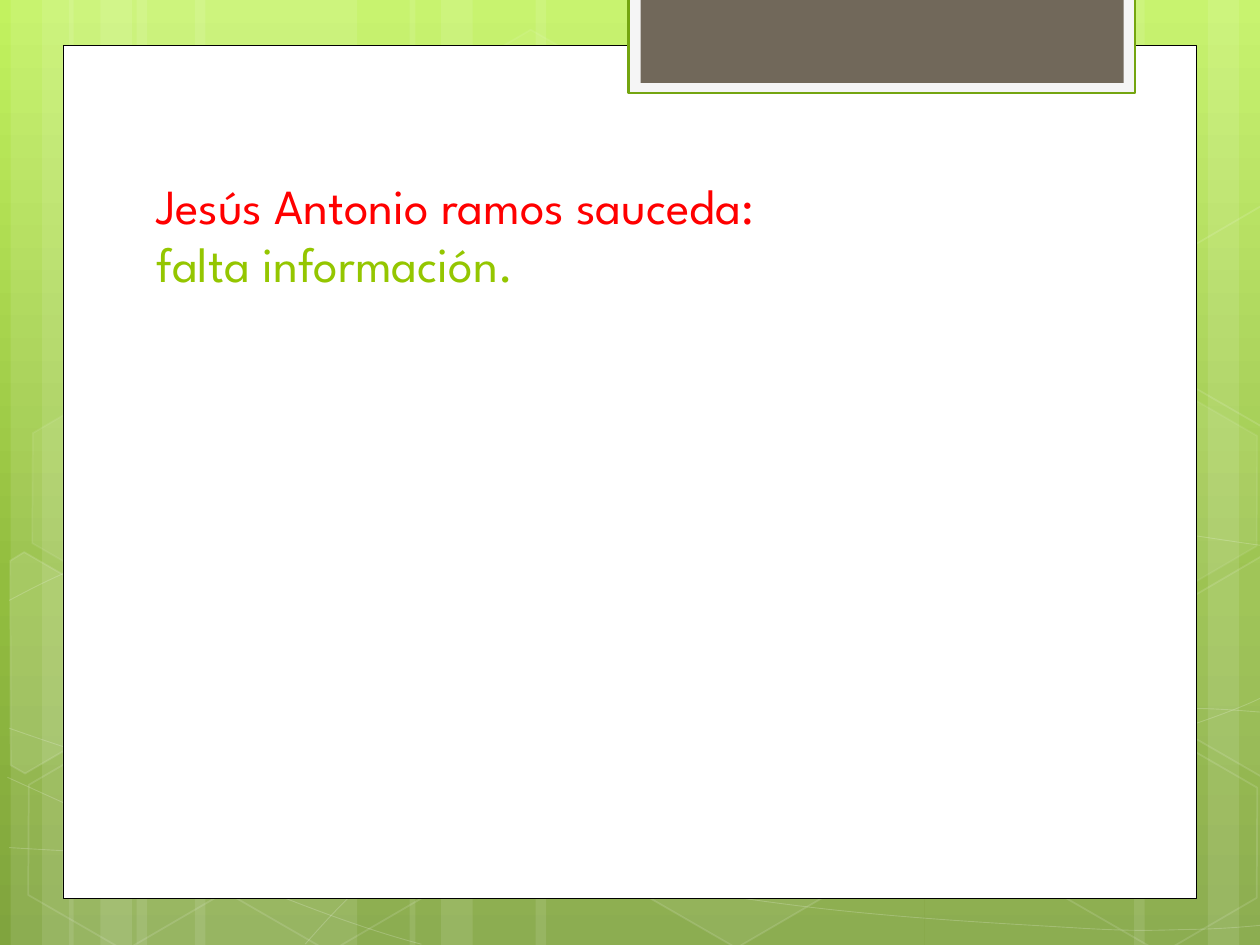
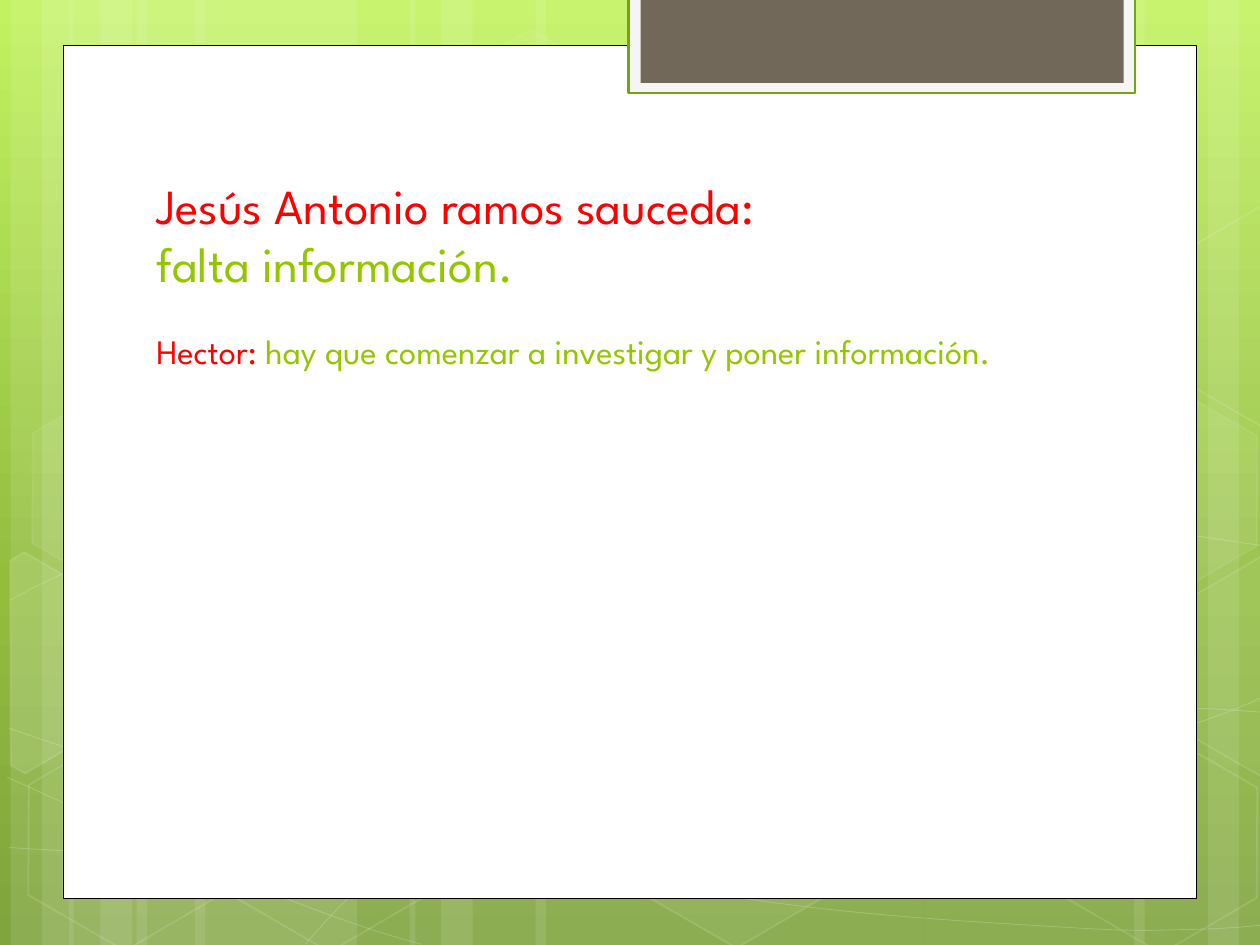
Before and after one commit to lc850/auditoria, a slide deck: slide 2 of La auditoria en informática y su entorno.pptx. Drawn at 1260x945 pixels with LibreOffice and Linux fonts; fonts in the diff are those of the drawing. Boxes give left, top, right and bottom in pixels: in the first picture for what was removed or moved away, otherwise in the second. Text is boxed around its words. In the diff, an @@ line names an element or a change of style, - is before the commit and + after.

Commit message:
hector

```diff
--- a/La auditoria en informática y su entorno.pptx
+++ b/La auditoria en informática y su entorno.pptx
@@ text added at (x1=156, y1=340, x2=991, y2=372), 19.6 pt, text #94C600 @@
+Hector: hay que comenzar a investigar y poner información.
```
